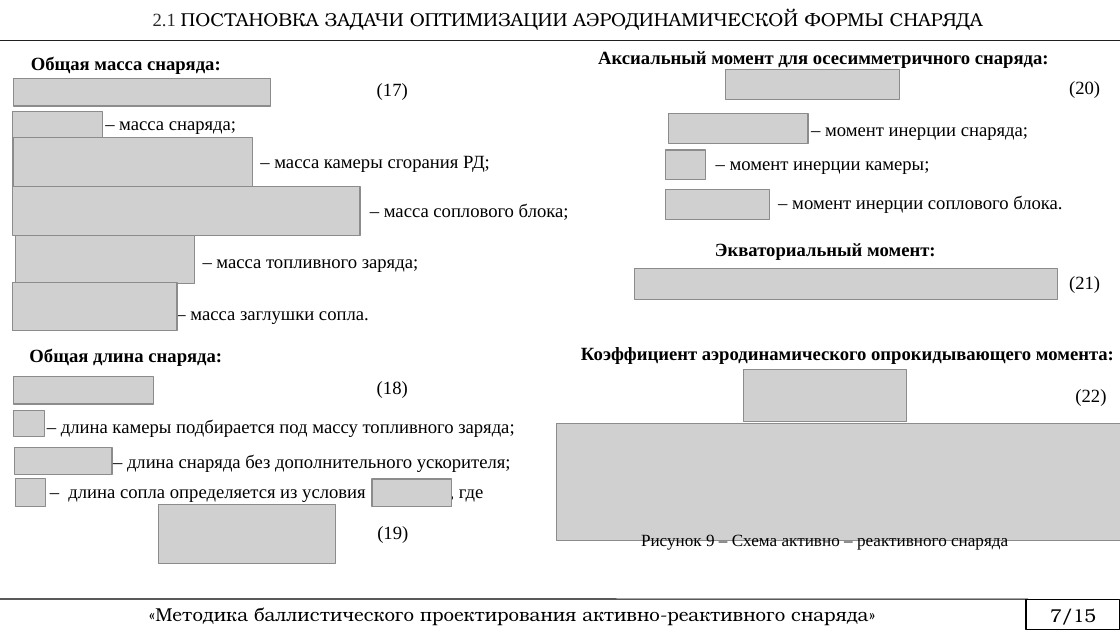
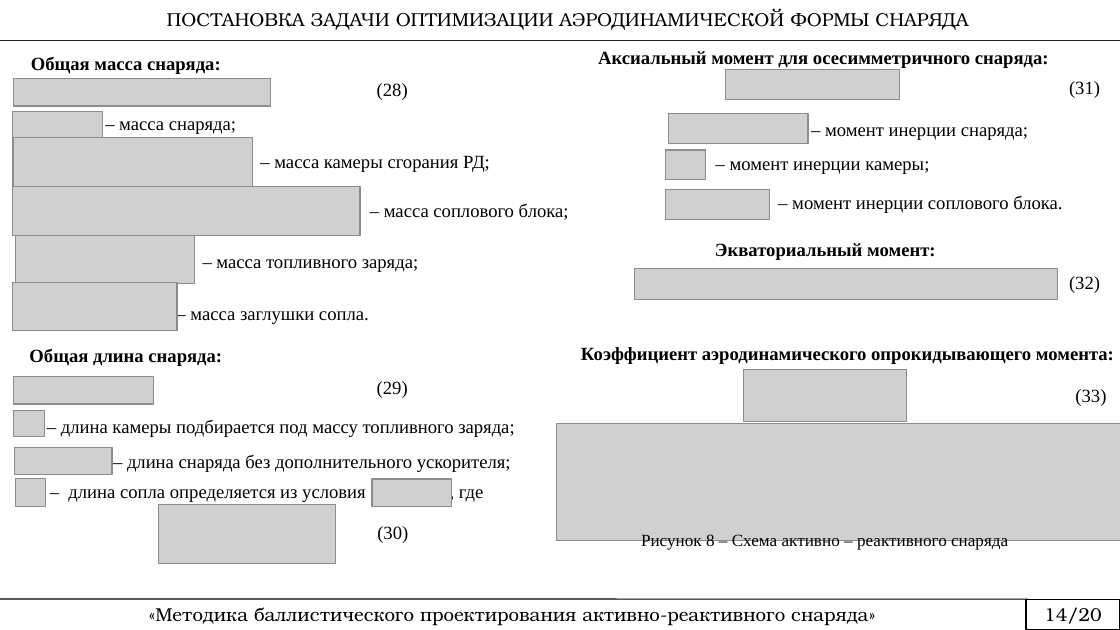
Before and after one commit to rustam-mansurov/cats, a slide deck: slide 14 of Аспирантура/Новье/План диссертации.pptx. Drawn at 1120x630 pixels with LibreOffice and Linux fonts; fonts in the diff are those of the drawing; grey boxes stand for pictures. Boxes give left, top, right and bottom in pixels: in the first picture for what was removed or moved away, otherwise in the second. Text is boxed around its words. In the diff, an @@ line names an element or a change of style, - is before the commit and + after.

```diff
--- a/Аспирантура/Новье/План диссертации.pptx
+++ b/Аспирантура/Новье/План диссертации.pptx
@@ text at <box>167,9,968,30</box>: text changed @@
-2.1 ПОСТАНОВКА ЗАДАЧИ ОПТИМИЗАЦИИ АЭРОДИНАМИЧЕСКОЙ ФОРМЫ СНАРЯДА
+ПОСТАНОВКА ЗАДАЧИ ОПТИМИЗАЦИИ АЭРОДИНАМИЧЕСКОЙ ФОРМЫ СНАРЯДА
@@ text at <box>377,83,408,100</box>: text changed @@
-(17)
+(28)
@@ text at <box>1069,81,1100,98</box>: text changed @@
-(20)
+(31)
@@ text at <box>1069,276,1100,293</box>: text changed @@
-(21)
+(32)
@@ text at <box>377,381,408,398</box>: text changed @@
-(18)
+(29)
@@ text at <box>1075,389,1106,406</box>: text changed @@
-(22)
+(33)
@@ text at <box>377,526,408,543</box>: text changed @@
-(19)
+(30)
@@ text at <box>641,534,1008,550</box>: text changed @@
-Рисунок 9 – Схема активно – реактивного снаряда
+Рисунок 8 – Схема активно – реактивного снаряда
@@ text in rectangle at <box>1044,607,1101,624</box>: text changed @@
-7/15
+14/20
```
Also in this commit, not shown: 17 other slides changed, 1 slide added, 3 slides removed.
